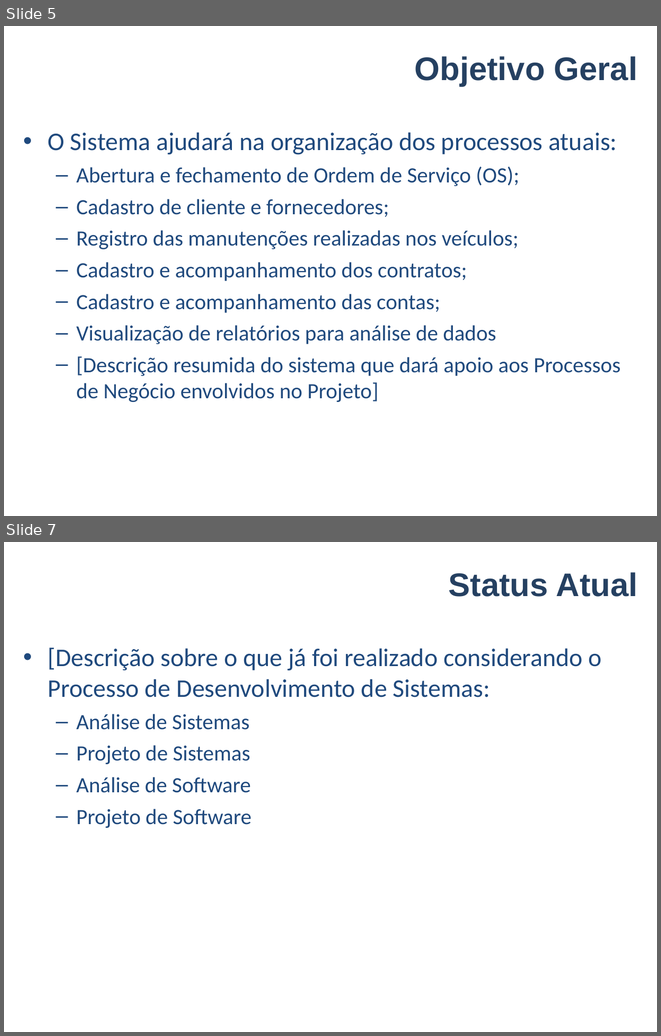
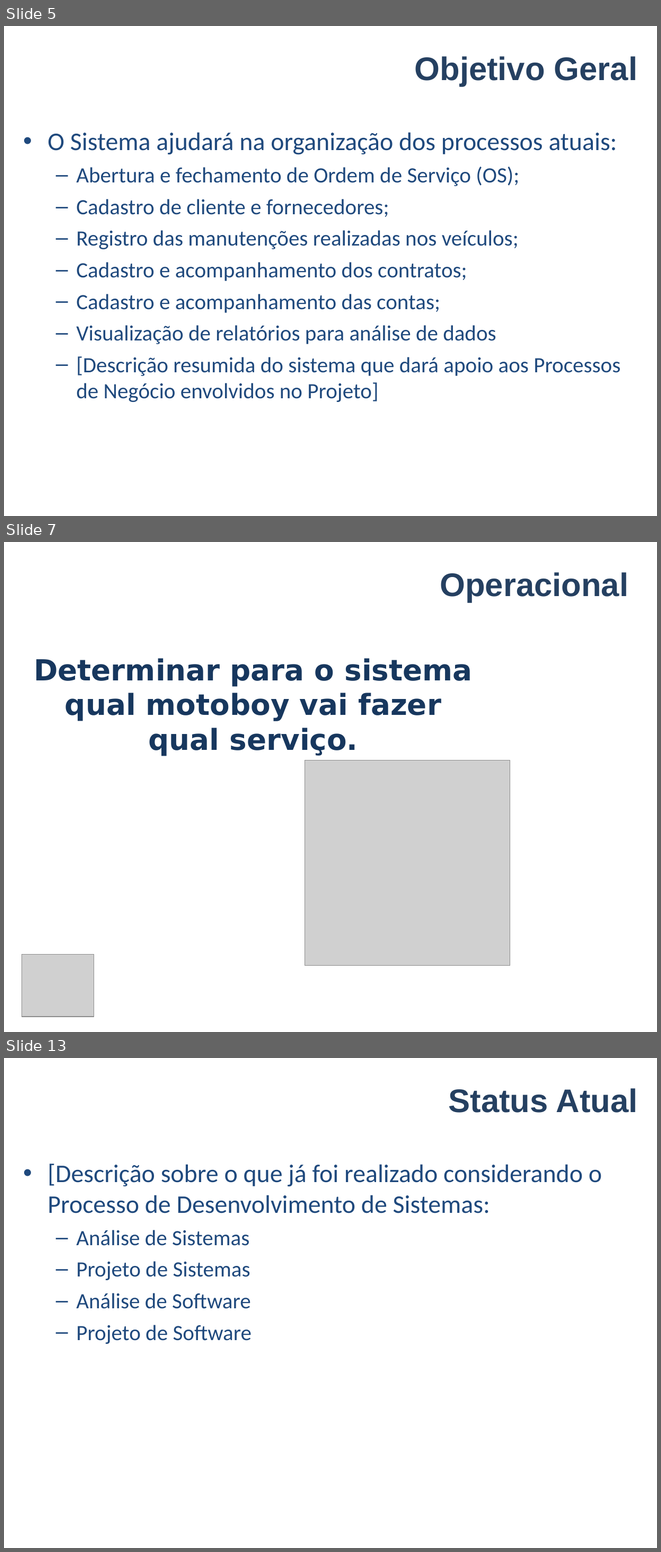
Before and after one commit to smrpuc/pos-fit-es10, a slide deck: Material Aulas/Metodologia de Pesquisa/FIT-TCC-Grupo04.ppt. Shown one above the other, each under a label of ours: slides 5 and 7 before the commit, slides 5, 7 and 13 after it; the slides between them are not shown. The pictures are 661x1036 and 661x1552 pixels, drawn with LibreOffice and Linux fonts; fonts in the diff are those of the drawing; grey boxes stand for pictures; background and template pictures are left out. Boxes give left, top, right and bottom in pixels: in the first picture for what was removed or moved away, otherwise in the second. Text is boxed around its words. In the diff, an @@ line names an element or a change of style, - is before the commit and + after.

```diff
--- a/Material Aulas/Metodologia de Pesquisa/FIT-TCC-Grupo04.ppt
+++ b/Material Aulas/Metodologia de Pesquisa/FIT-TCC-Grupo04.ppt
@@ slide 7 added at box(4, 542, 657, 1032), background #FFFFFF @@
@@ title added at box(440, 572, 629, 602), 36 pt, text #254061, bold @@
+Operacional
@@ text added at box(34, 658, 473, 756), 32 pt, text #17375E, bold @@
+Determinar para o sistema qual motoboy vai fazer qual serviço.
@@ picture added at box(305, 760, 510, 965) @@
@@ picture added at box(21, 954, 94, 1017) @@
@@ what was slide 7 is now slide 13 @@
```
Also in this commit, not shown: 1 slide changed, 5 other slides added.
